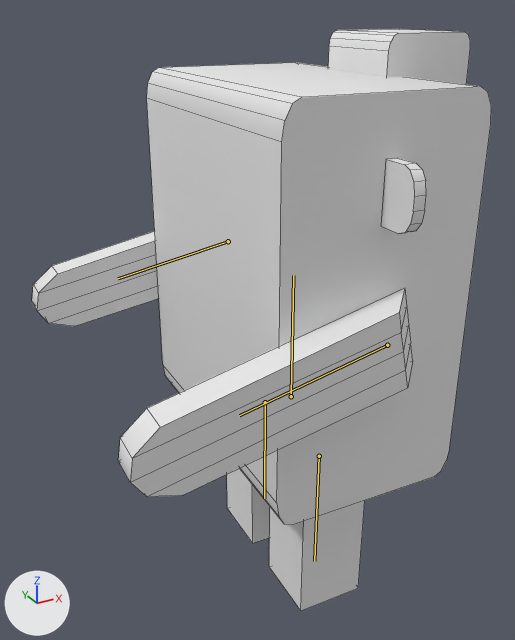
The FBX model Assets/Characters/Worker_01/Worker_01.fbx as it was, and as the next commit left it.
One viewpoint serves both versions: a 50 mm camera at (-2.45, -3.93, 4.04) aimed at (-0.26, 0.04, 2.05). Arrows for +X, +Y and +Z are at lower left; the lights stay in place. Both versions are drawn at frame 170 of the action 'Root|Run'; the numbers are the values there. The bones that bend it are drawn over the model as lines. Mesh edges are drawn as thin lines.

The first picture shows 'Worker_01'.
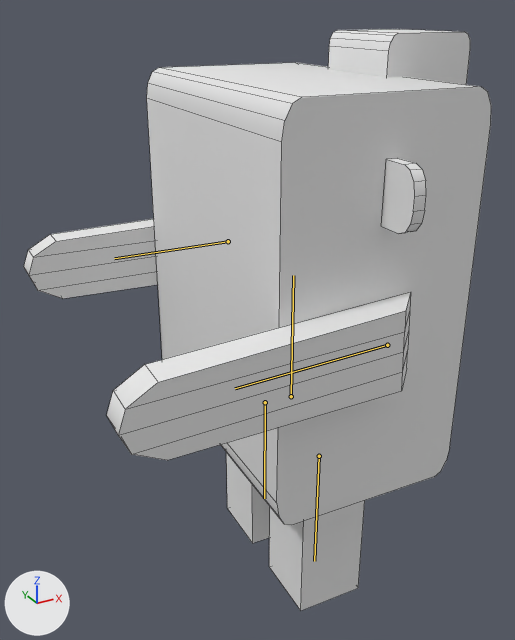
Location of each change, (x1, y1, x2, y2) in pixels of the pictures (515 x 640 px):
```json
{"object": "Worker_01", "change": "posed", "before": [32, 29, 491, 611], "after": [24, 29, 491, 611]}
{"bone": "Hand_L", "before": "(387, 345) to (239, 415)", "after": "(387, 345) to (235, 388)"}
{"bone": "Hand_R", "before": "(228, 241) to (118, 278)", "after": "(228, 241) to (114, 258)"}
```

The change, as JSON lines over the scene's bpy script:
```json
{"block": "bone_hand_l", "where": "bone_hand_l = bpy.data.objects['Root'].pose.bones['Hand_L']  # child of 'Base'"}
{"op": "set", "path": "bone_hand_l.rotation_quaternion", "old": "(0.78, 0.0, 0.0, 0.625)", "new": "(0.723, 0.0, 0.0, 0.691)", "note": "degrees (0, 0, 77) -> degrees (0, 0, 87)"}
{"block": "bone_hand_r", "where": "bone_hand_r = bpy.data.objects['Root'].pose.bones['Hand_R']  # child of 'Base'"}
{"op": "set", "path": "bone_hand_r.rotation_quaternion", "old": "(0.766, -0.002, -0.001, 0.643)", "new": "(0.707, -0.002, -0.002, 0.707)", "note": "degrees (0, 0, 80) -> degrees (0, 0, 90)"}
```
